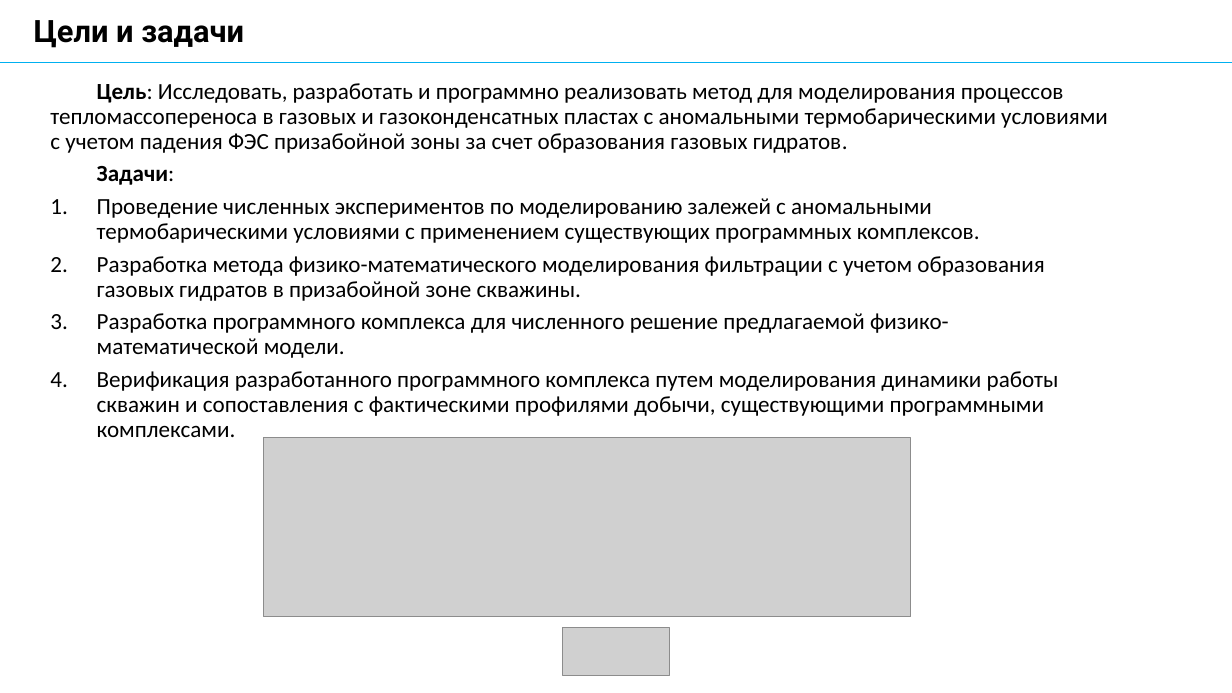
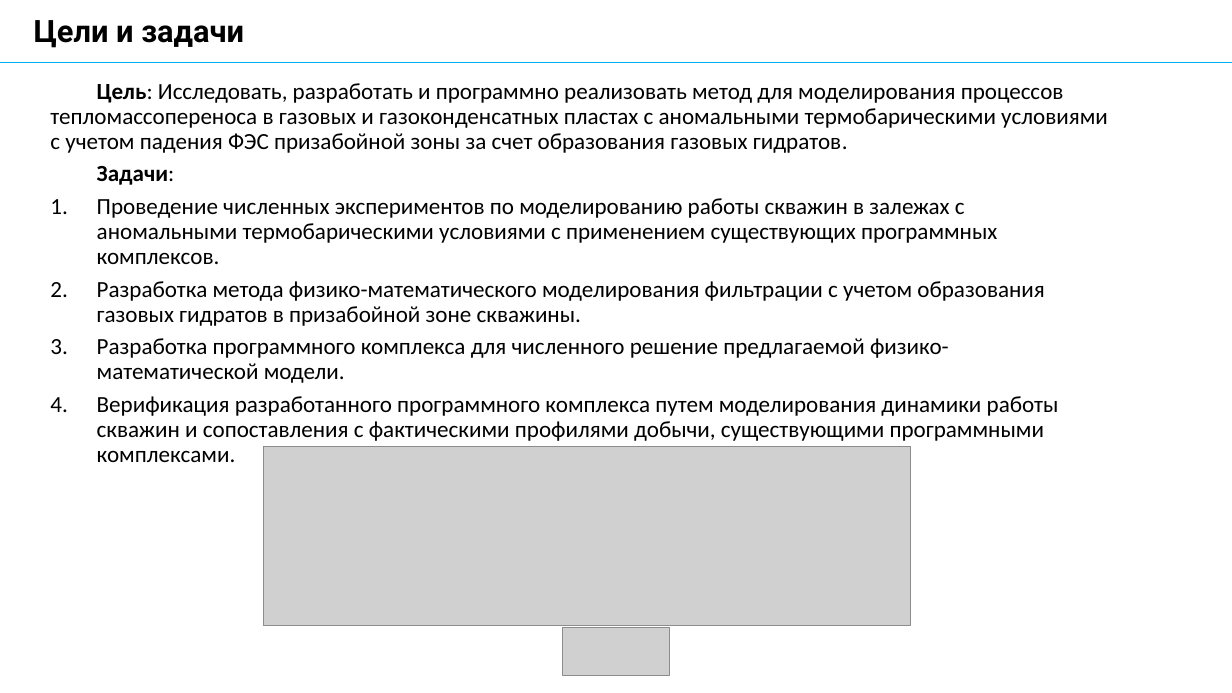
Before and after one commit to AlxndrKlbk/PhD_scriptorium, a slide deck: slide 4 of my_articles/3_course/автореферат/Kolbeko_AB.pptx. Drawn at 1232x693 pixels with LibreOffice and Linux fonts; fonts in the diff are those of the drawing; grey boxes stand for pictures. Boxes give left, top, right and bottom in pixels: in the first picture for what was removed or moved away, otherwise in the second. Text is boxed around its words. In the diff, an @@ line names an element or a change of style, - is before the commit and + after.

```diff
--- a/my_articles/3_course/автореферат/Kolbeko_AB.pptx
+++ b/my_articles/3_course/автореферат/Kolbeko_AB.pptx
@@ text at box(97, 198, 997, 264): text changed @@
-1. Проведение численных экспериментов по моделированию залежей с аномальными термобарическими условиями с применением существующих программных комплексов.
+1. Проведение численных экспериментов по моделированию работы скважин в залежах с аномальными термобарическими условиями с применением существующих программных комплексов.
@@ picture: place and size @@
-picture at box(263, 438, 911, 617)
+picture at box(263, 446, 911, 626)
```
Also in this commit, not shown: 6 other slides changed, 3 slides removed.
